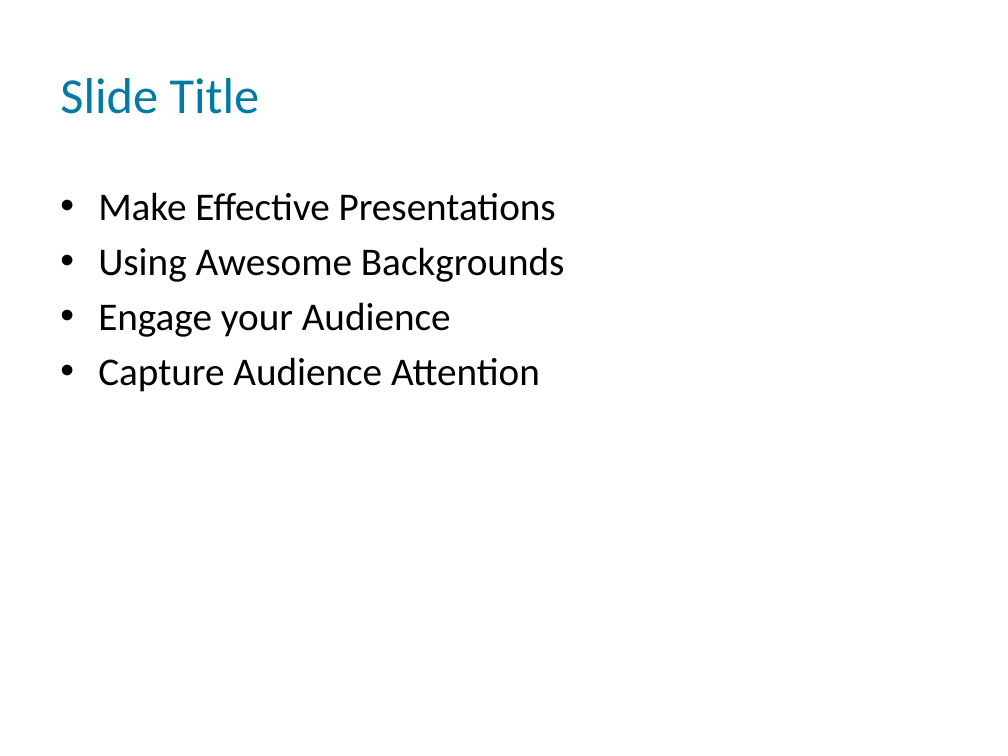
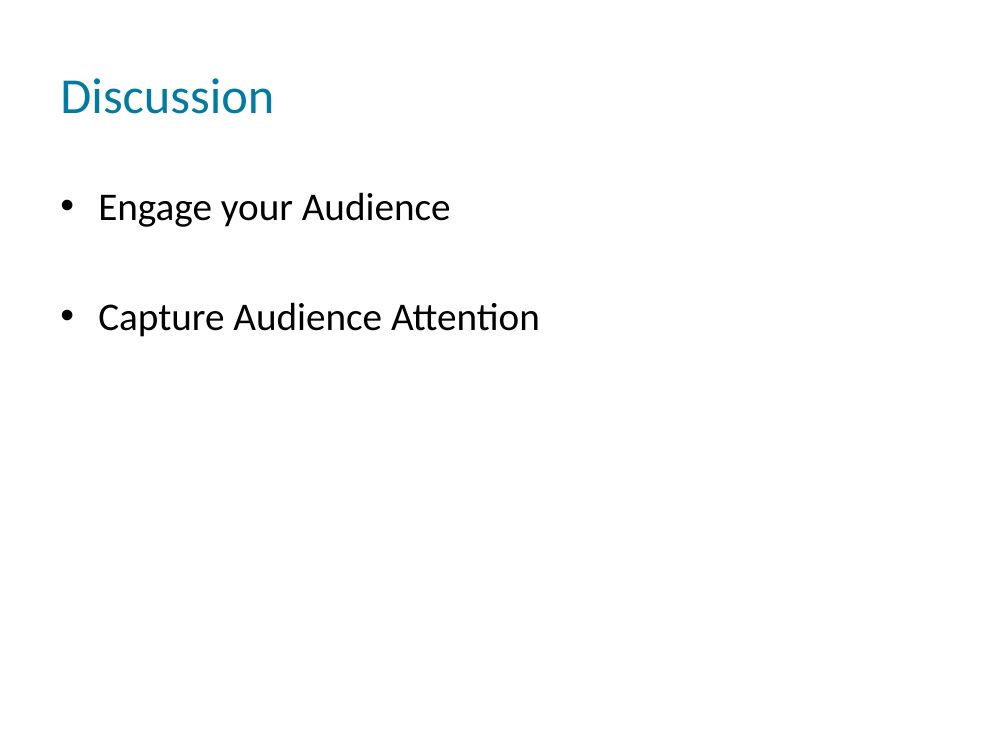
Before and after one commit to QuocVoong/R-Study-Lists, a slide deck: slide 21 of Medicine/5855_stethoscope_ppt/5855.pptx (slide 2 before the commit). Drawn at 1008x756 pixels with LibreOffice and Linux fonts; fonts in the diff are those of the drawing; background and template pictures are left out. Boxes give left, top, right and bottom in pixels: in the first picture for what was removed or moved away, otherwise in the second. Text is boxed around its words. In the diff, an @@ line names an element or a change of style, - is before the commit and + after.

```diff
--- a/Medicine/5855_stethoscope_ppt/5855.pptx
+++ b/Medicine/5855_stethoscope_ppt/5855.pptx
@@ title at (60, 78, 274, 114): text changed @@
-Slide Title
+Discussion
@@ text at (98, 192, 564, 282): paragraphs removed @@
-• Make Effective Presentations
-• Using Awesome Backgrounds
```
Also in this commit, not shown: 1 other slide changed, 20 slides added, 2 slides removed.
